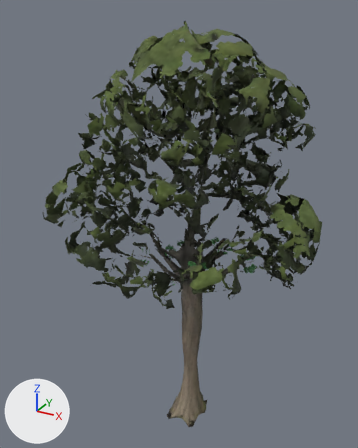
Before and after pictures for a commit that changed the glTF model public/models/flora/meshy-012/tree-1527-near.glb.
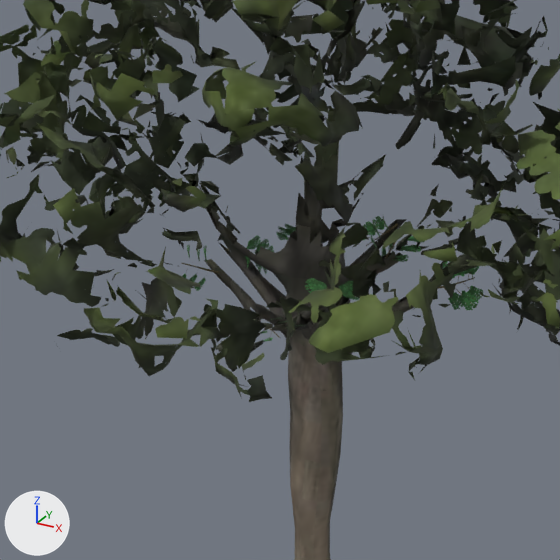
Old and new are each drawn whole from a 50 mm camera at (5.84, -11.42, 12.3) aimed at (-0.46, 0.04, 6.57) and again close up on the part from 19% to 80% of the width and 34% to 83% of the height. Every picture has the same lights, and +X, +Y and +Z are marked at lower left. The older version's two pictures come first. Vertices at exactly the same position are counted once.

Objects in the first close-up: 'Foliage', 'Wood'.
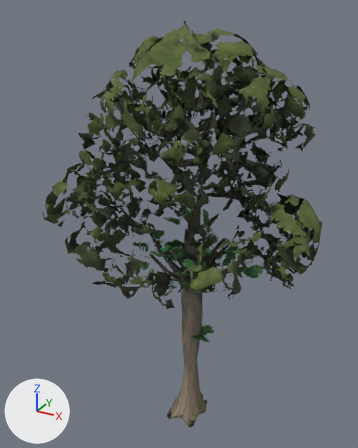
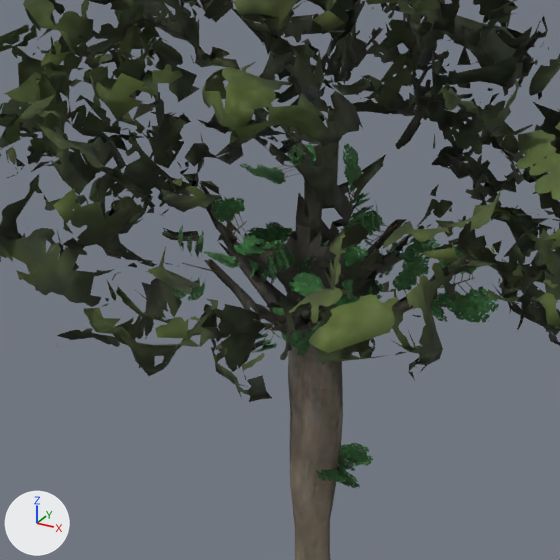
Pixel boxes (x1, y1, x2, y2) of what changed, in the close-ups (560 x 560 px):
'Foliage', reshaped: before (0, 0, 560, 402); after (0, 0, 560, 488)
part 1 of me_mesh_0_001, rebuilt: before (373, 220, 390, 246); after (371, 208, 382, 234)
part 2 of me_mesh_0_001, deleted: before (260, 217, 483, 334)
part 3 of me_mesh_0_001, built on: before (182, 216, 475, 342); after (171, 143, 499, 357)
part 4 of me_mesh_0_001, added (green): after (316, 443, 373, 488)
part 5 of me_mesh_0_001, surface changed: before (203, 226, 391, 273); after (212, 165, 295, 349)

Patch to the scene script:
```diff
--- a/public/models/flora/meshy-012/tree-1527-near.glb.py
+++ b/public/models/flora/meshy-012/tree-1527-near.glb.py
@@ me_mesh_0_001 @@
 # used by ob_foliage; location = (0.0, 0.0, 0.0)
-me_mesh_0_001.from_pydata(...)  # 9309 vertices, 18085 faces; spans x -3.8..3.8, y -3.68..3.68, z 2.53..12.0
+me_mesh_0_001.from_pydata(...)  # 9790 vertices, 18145 faces; spans x -3.8..3.8, y -3.68..3.68, z 2.53..12.0
+# me_mesh_0_001 part 1: the loose piece of 8 vertices spanning x 0.81..1.06, y -0.48..-0.26, z 6.3..6.65 is rebuilt with 4 vertices and now spans x 0.77..1.08, y -0.56..-0.16, z 6.33..6.76
+# me_mesh_0_001 part 2: 10 loose pieces with 80 vertices, spanning x -0.82..1.92, y -1.53..0.56, z 5.46..6.67, are deleted
+# me_mesh_0_001 part 3: 105 vertices moved from x -1.29..1.75, y -1.67..0.93, z 5.26..6.41 to x -1.11..2.02, y -1.7..1.06, z 4.83..6.62; 297 vertices removed from x -1.3..1.78, y -1.65..1.06, z 5.25..6.48; 780 vertices added at x -1.3..2.12, y -1.83..1.03, z 4.59..7.01
+# me_mesh_0_001 part 4: 82 vertices added at x -0.42..0.65, y -0.34..0.57, z 2.73..3.5
+# me_mesh_0_001 part 5: 18 kept faces spanning x -1.11..1.16, y -1.62..0.73, z 5.27..6.62 get new texture (UV) coordinates
 me_mesh_0_001.materials.append(mat_foliage___mist_alder)
```
